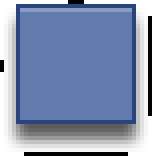
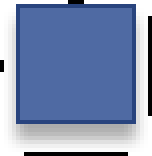
The second 152px x 156px image is a revision of the first. Changes to its layers:
showed group "active" (1 layers) over (20, 8, 132, 120)
hid group "normal" (2 layers) over (20, 8, 132, 120)
